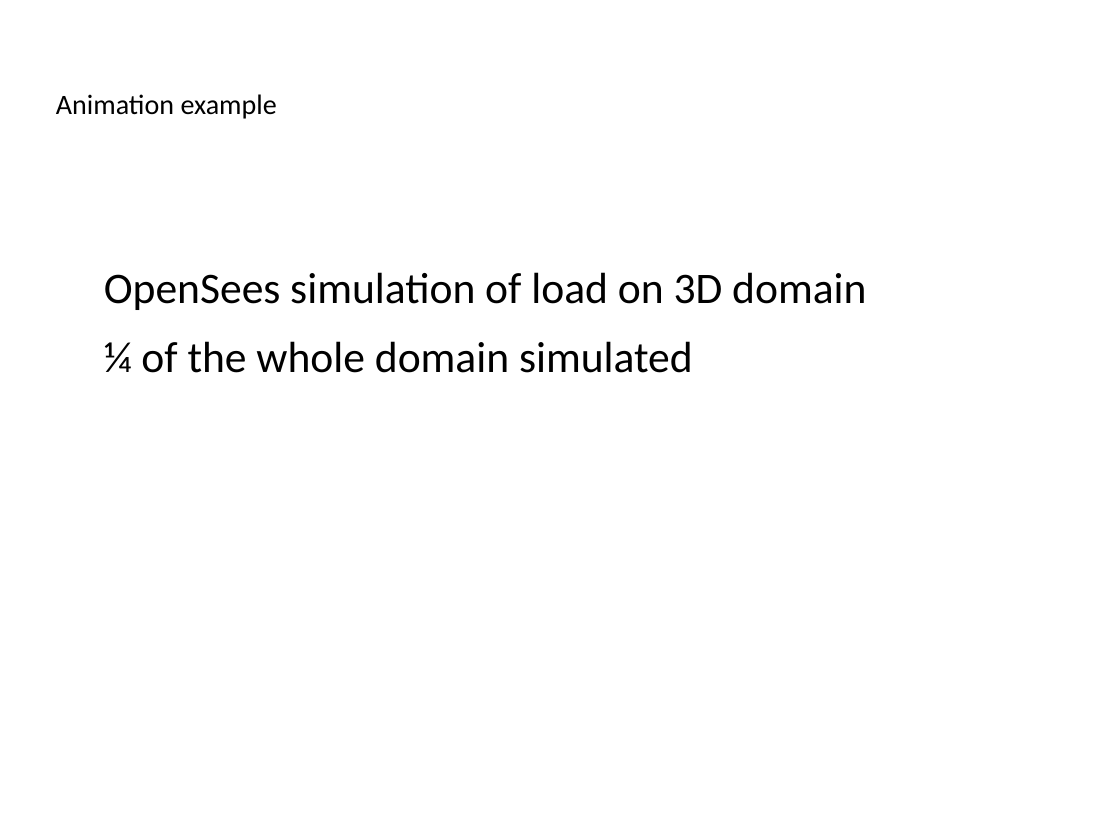
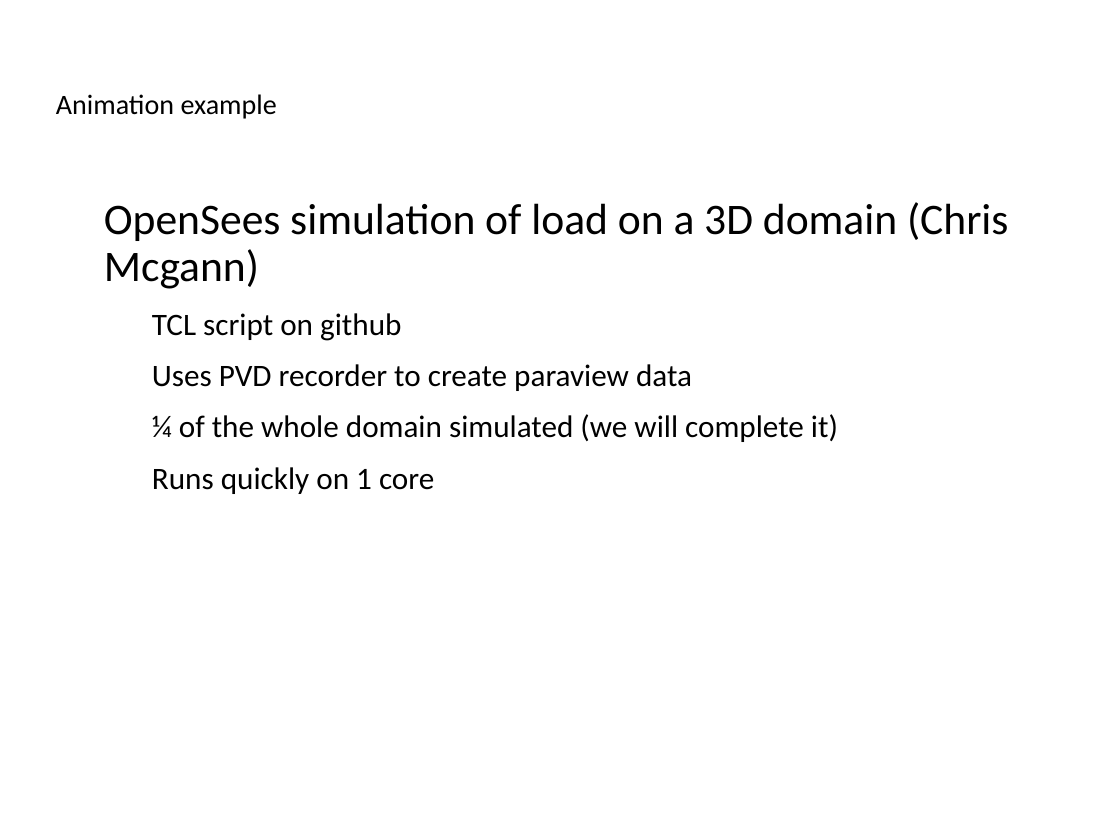
Before and after one commit to ucgmsim/workshops, a slide deck: slide 11 of presentation/slides.odp (slide 12 before the commit). Drawn at 1120x840 pixels with LibreOffice and Linux fonts; fonts in the diff are those of the drawing; background and template pictures are left out. Boxes give left, top, right and bottom in pixels: in the first picture for what was removed or moved away, otherwise in the second. Text is boxed around its words. In the diff, an @@ line names an element or a change of style, - is before the commit and + after.

Commit message:
minor changes

```diff
--- a/presentation/slides.odp
+++ b/presentation/slides.odp
@@ text at box(104, 202, 1008, 494): text changed; size 30.9 to 22.1 pt @@
-● OpenSees simulation of load on 3D domain
-● ¼ of the whole domain simulated
+● OpenSees simulation of load on a 3D domain (Chris Mcgann)
+  − TCL script on github
+  − Uses PVD recorder to create paraview data
+  − ¼ of the whole domain simulated (we will complete it)
+  − Runs quickly on 1 core
```
Also in this commit, not shown: 7 other slides changed, 2 slides added, 2 slides removed.
